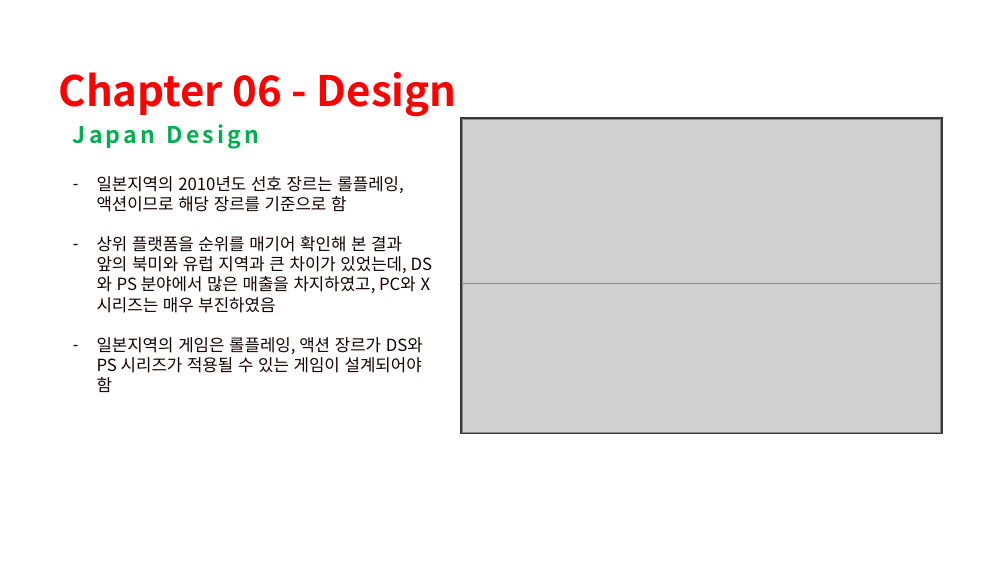
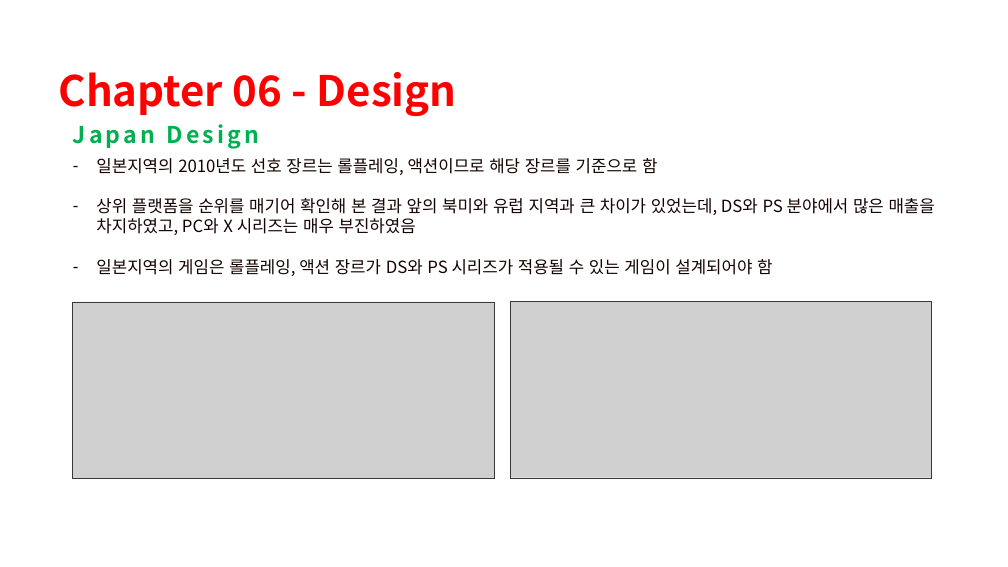
Before and after one commit to kmukhs/AIB17_Section1_Project, a slide deck: slide 29 of AIB17_Section1_Project_김현섭.pptx (slide 39 before the commit). Drawn at 1008x567 pixels with LibreOffice and Linux fonts; fonts in the diff are those of the drawing; grey boxes stand for pictures; background and template pictures are left out. Boxes give left, top, right and bottom in pixels: in the first picture for what was removed or moved away, otherwise in the second. Text is boxed around its words. In the diff, an @@ line names an element or a change of style, - is before the commit and + after.

```diff
--- a/AIB17_Section1_Project_김현섭.pptx
+++ b/AIB17_Section1_Project_김현섭.pptx
@@ rectangle removed at (463,119,941,433) @@
@@ picture removed at (463,119,941,284) @@
@@ text "일본지역의 2010년도 선호 장르는 롤플레잉, ..." rewrapped from (97,176,431,392) to (96,158,935,276) @@
@@ picture added at (73,302,495,478) @@
@@ picture: place and size @@
-picture at (463,284,941,433)
+picture at (510,302,932,478)
```
Also in this commit, not shown: 19 other slides changed, 10 slides removed.
